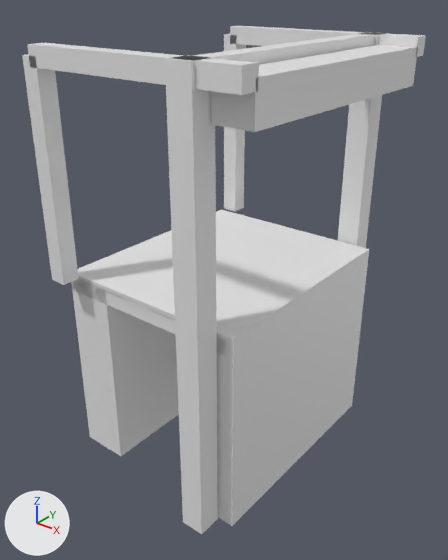
The glTF model models/amsterdam/amsterdam-bullebak/amsterdam-bullebak.glb, before and after one commit.
Both versions are drawn from a 50 mm lens placed at (18.6, -23.4, 13.8), pointed at (0.4, -0.7, -0.2). Every picture has the same lights, and +X, +Y and +Z are marked at lower left. The older version comes first.

The first picture shows 'building:balans', 'building:balans 2', 'building:contragewicht', 'building:hamei', 'building:hamei 2', 'building:hangstang', 'building:hangstang 2', 'building:portaal', 'road:landhoofd (aangenomen)', 'road:landhoofd (aangenomen) 2', 'road:rijbaan lokale weg', 'road:rijbaan lokale weg 2', 'road:rijbaan lokale weg 3', 'road:voetpad' and 2 more.
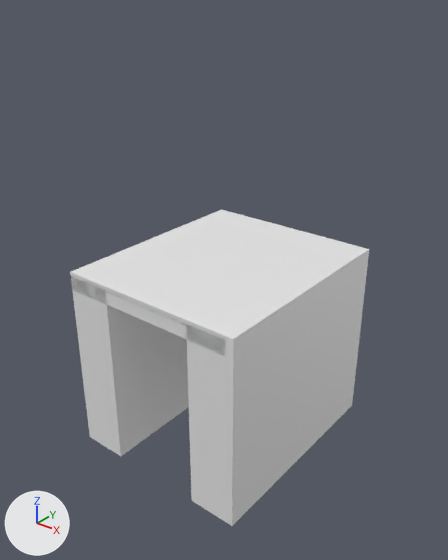
Patch to the scene script:
```diff
--- a/models/amsterdam/amsterdam-bullebak/amsterdam-bullebak.glb.py
+++ b/models/amsterdam/amsterdam-bullebak/amsterdam-bullebak.glb.py
@@ ob_building_hamei @@
-ob_building_hamei = bpy.data.objects.new('building:hamei', me_hamei)
-ob_building_hamei.location = (0.0, 0.0, 0.0)
@@ ob_building_hamei_2 @@
-ob_building_hamei_2 = bpy.data.objects.new('building:hamei 2', me_hamei_2)
-ob_building_hamei_2.location = (0.0, 0.0, 0.0)
@@ ob_building_portaal @@
-ob_building_portaal = bpy.data.objects.new('building:portaal', me_portaal)
-ob_building_portaal.location = (0.0, 0.0, 0.0)
@@ ob_building_balans @@
-ob_building_balans = bpy.data.objects.new('building:balans', me_balans)
-ob_building_balans.location = (0.0, 0.0, 0.0)
@@ ob_building_hangstang @@
-ob_building_hangstang = bpy.data.objects.new('building:hangstang', me_hangstang)
-ob_building_hangstang.location = (0.0, 0.0, 0.0)
@@ ob_building_balans_2 @@
-ob_building_balans_2 = bpy.data.objects.new('building:balans 2', me_balans_2)
-ob_building_balans_2.location = (0.0, 0.0, 0.0)
@@ ob_building_hangstang_2 @@
-ob_building_hangstang_2 = bpy.data.objects.new('building:hangstang 2', me_hangstang_2)
-ob_building_hangstang_2.location = (0.0, 0.0, 0.0)
@@ ob_building_contragewicht @@
-ob_building_contragewicht = bpy.data.objects.new('building:contragewicht', me_contragewicht)
-ob_building_contragewicht.location = (0.0, 0.0, 0.0)
```

Changed parts and their boxes [x1, y1, x2, y2] in the pictures (448 x 560 px):
'building:hamei 2', deleted
    before: [165, 55, 218, 534]
'building:contragewicht', deleted
    before: [211, 45, 418, 132]
'building:hangstang 2', deleted
    before: [22, 54, 79, 285]
'building:balans 2', deleted
    before: [27, 43, 259, 95]
'building:hamei', deleted
    before: [338, 32, 389, 248]
'building:portaal', deleted
    before: [184, 33, 376, 65]
'building:balans', deleted
    before: [230, 26, 426, 57]
'building:hangstang', deleted
    before: [224, 34, 246, 211]
